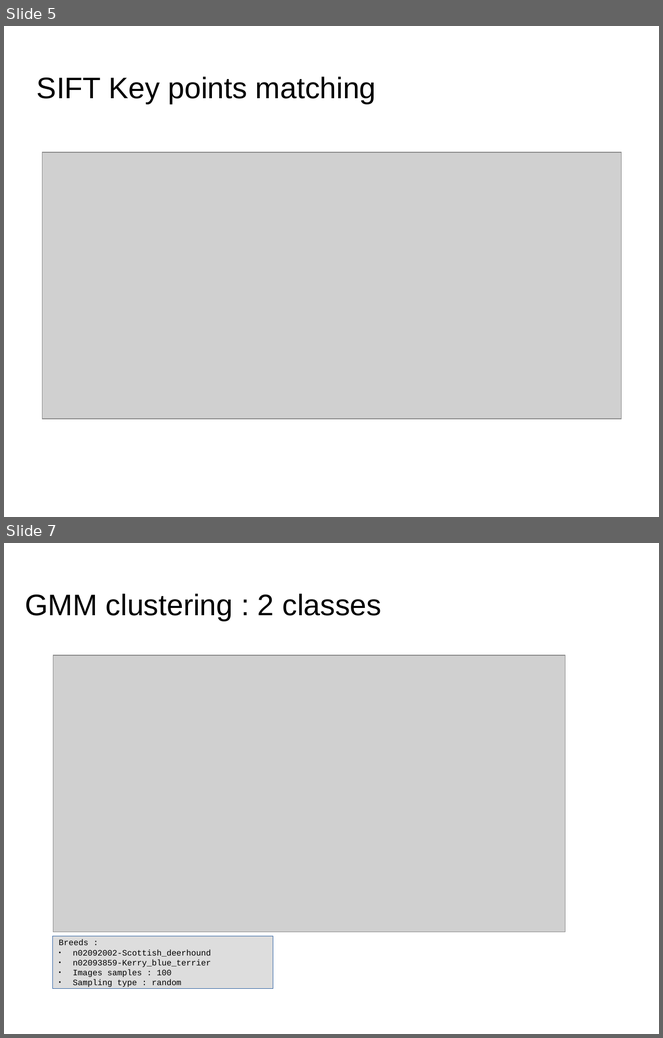
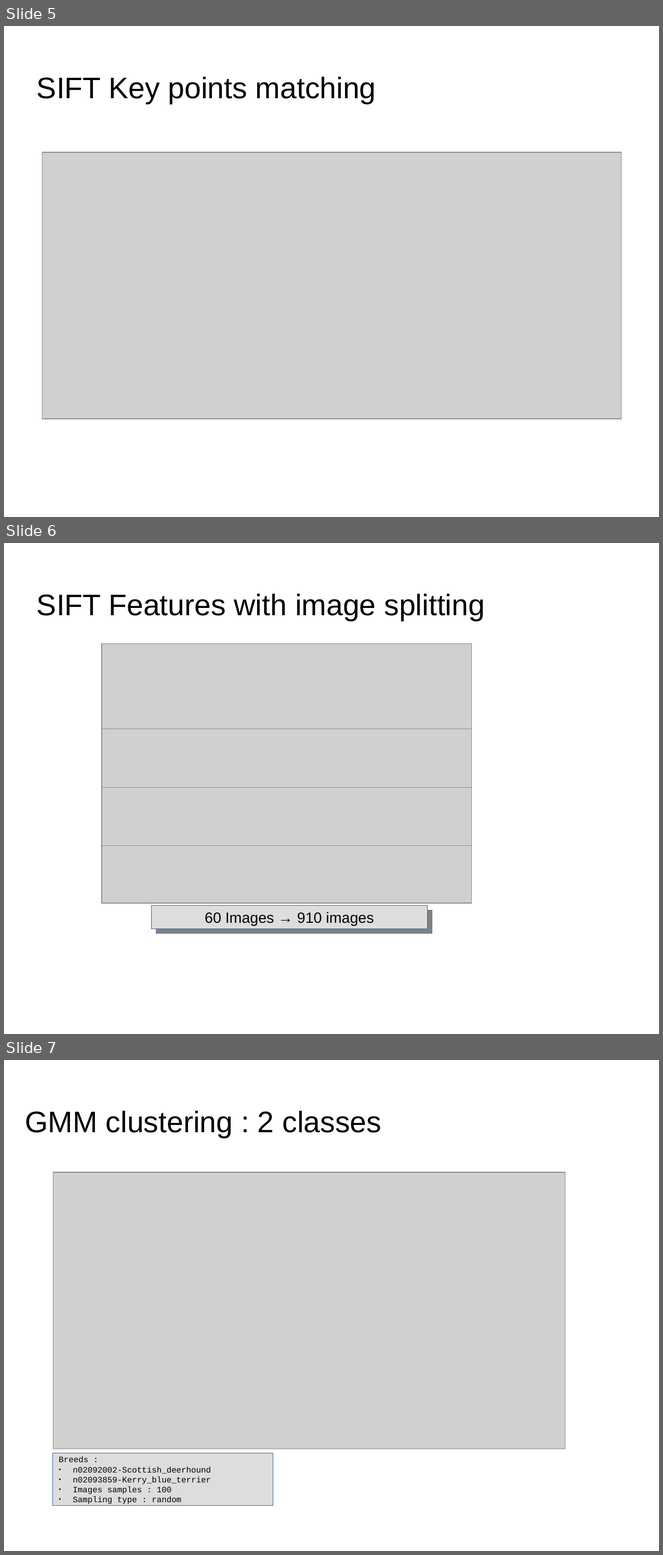
Before and after one commit to dataforcast/OC_Datascientist, a slide deck: P7/report/Openclassrooms_ParcoursDatascientist_P7-V1.odp. Shown one above the other, each under a label of ours: slides 5 and 7 before the commit, slides 5, 6 and 7 after it; the slides between them are not shown. The pictures are 663x1038 and 663x1555 pixels, drawn with LibreOffice and Linux fonts; fonts in the diff are those of the drawing; grey boxes stand for pictures; background and template pictures are left out. Boxes give left, top, right and bottom in pixels: in the first picture for what was removed or moved away, otherwise in the second. Text is boxed around its words. In the diff, an @@ line names an element or a change of style, - is before the commit and + after.

```diff
--- a/P7/report/Openclassrooms_ParcoursDatascientist_P7-V1.odp
+++ b/P7/report/Openclassrooms_ParcoursDatascientist_P7-V1.odp
@@ slide 6 added at <box>4,543,659,1034</box>, background picture (left out) @@
@@ title added at <box>37,593,485,621</box>, 36 pt, text #000000 @@
+SIFT Features with image splitting
@@ group added at <box>102,643,473,904</box>: 4 pictures @@
@@ rectangle added at <box>152,905,428,929</box>, fill #DDDDDD, outline #3465A4 0 pt, 18 pt, text #000000 @@
+60 Images → 910 images
```
Also in this commit, not shown: 1 slide changed, 2 other slides added, 2 slides removed, 3 other files.
